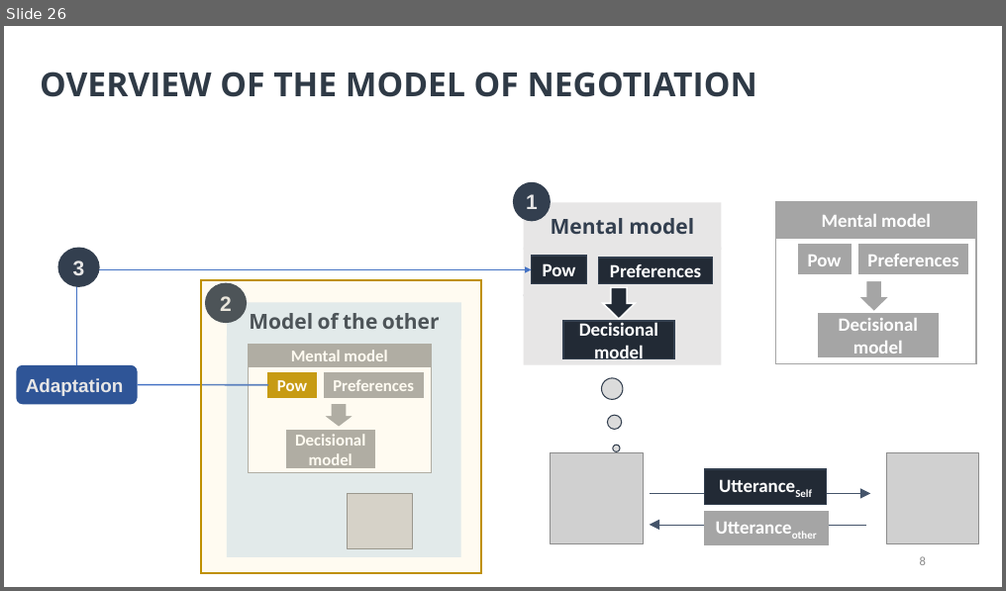
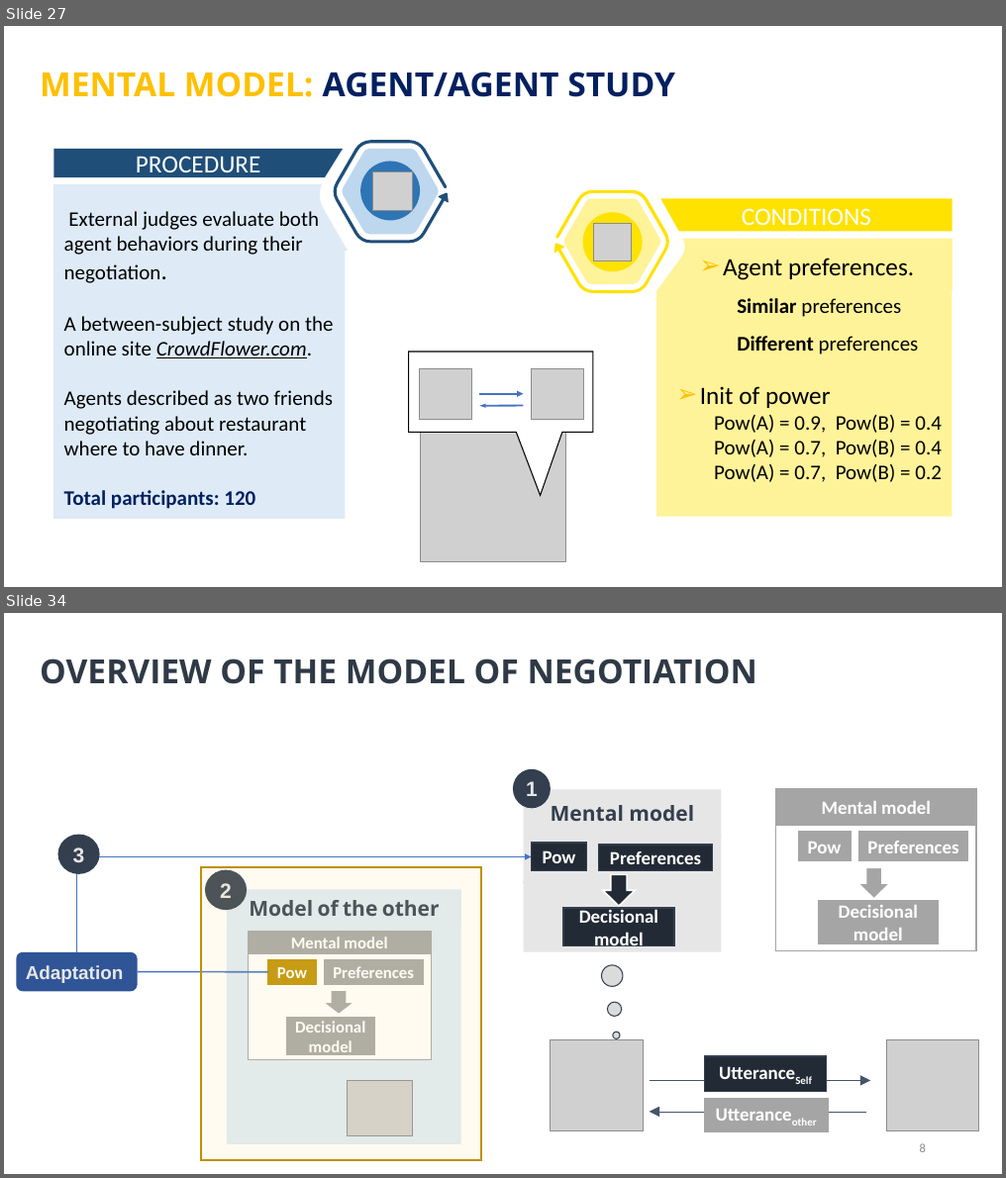
Before and after one commit to Olydia/Discolog, a slide deck: thesis_v2/presentation/thses.pptx. Shown one above the other, each under a label of ours: slide 26 before the commit, slides 27 and 34 after it; the slides between them are not shown. The pictures are 1006x591 and 1006x1178 pixels, drawn with LibreOffice and Linux fonts; fonts in the diff are those of the drawing; grey boxes stand for pictures. Boxes give left, top, right and bottom in pixels: in the first picture for what was removed or moved away, otherwise in the second. Text is boxed around its words. In the diff, an @@ line names an element or a change of style, - is before the commit and + after.

```diff
--- a/thesis_v2/presentation/thses.pptx
+++ b/thesis_v2/presentation/thses.pptx
@@ slide 27 added at [4, 26, 1002, 587], background #FFFFFF @@
@@ text added at [40, 72, 675, 97], 32 pt, text #002060, bold @@
+MENTAL MODEL: AGENT/AGENT STUDY
@@ freeform shape added at [334, 140, 449, 243], fill #1F4E79 @@
@@ freeform shape added at [54, 149, 344, 178], fill #1F4E79, 24 pt, text #FFFFFF @@
+PROCEDURE
@@ freeform shape added at [343, 149, 439, 234], fill #BDD7EE @@
@@ ellipse added at [360, 161, 420, 220], fill #2E75B6 @@
@@ picture added at [373, 172, 413, 210] @@
@@ freeform shape added at [54, 184, 348, 251], fill #DEEBF7 @@
@@ freeform shape added at [554, 190, 669, 293], fill #FFE200 @@
@@ freeform shape added at [564, 199, 660, 284], fill #FFF399 @@
@@ freeform shape added at [660, 199, 951, 232], fill #FFE200, 24 pt, text #FFFFFF @@
+CONDITIONS
@@ text added at [64, 211, 334, 509], 20 pt, text #000000 @@
+External judges evaluate both agent behaviors during their negotiation.
+A between-subject study on the online site CrowdFlower.com.
+Agents described as two friends negotiating about restaurant where to have dinner.
+Total participants: 120
@@ ellipse added at [583, 212, 642, 272], fill #FFE200 @@
@@ picture added at [594, 224, 632, 261] @@
@@ freeform shape added at [54, 248, 346, 519], fill #DEEBF7 @@
@@ freeform shape added at [656, 239, 952, 517], fill #FFF399 @@
@@ text added at [723, 258, 919, 355], 20 pt, text #000000 @@
+➢ Agent preferences.
+  Similar preferences
+  Different preferences
@@ group added at [408, 352, 593, 562]: 3 pictures, 2 arrows, 1 speech box @@
@@ text added at [700, 386, 942, 482], 20 pt, text #000000 @@
+➢ Init of power
+  Pow(A) = 0.9, Pow(B) = 0.4
+  Pow(A) = 0.7, Pow(B) = 0.4
+  Pow(A) = 0.7, Pow(B) = 0.2
@@ what was slide 26 is now slide 34 @@
```
Also in this commit, not shown: 17 slides changed, 8 other slides added, 1 slide removed.
